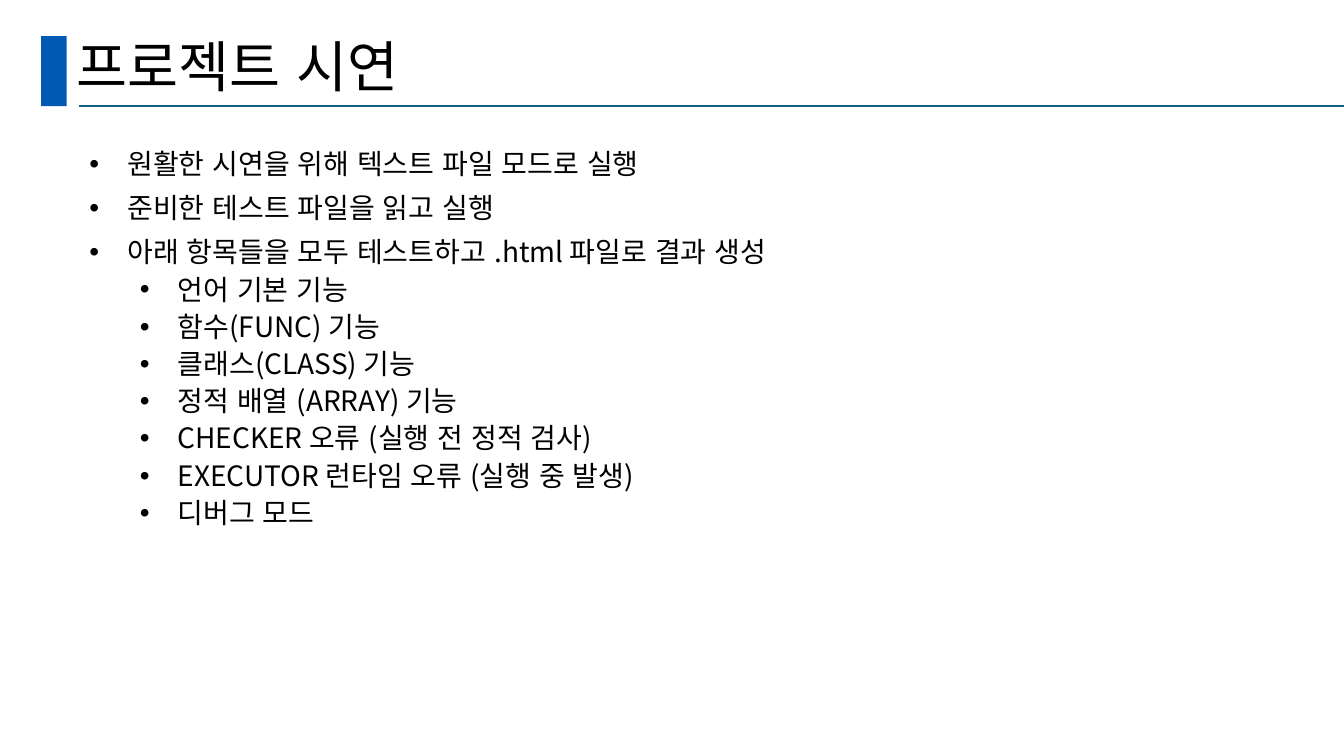
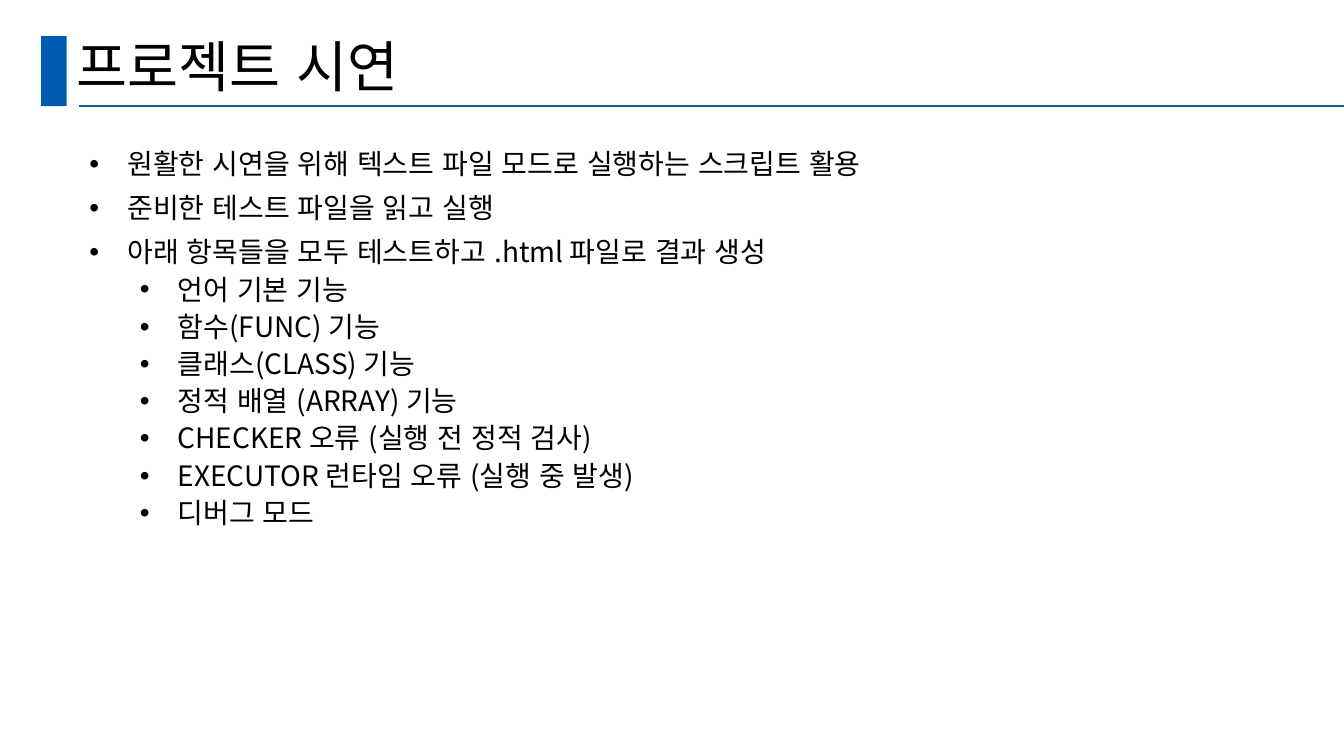
Before and after one commit to ownovadoz/CodeFabIntepreter, a slide deck: slide 26 of presentation.pptx. Drawn at 1344x756 pixels with LibreOffice and Linux fonts; fonts in the diff are those of the drawing. Boxes give left, top, right and bottom in pixels: in the first picture for what was removed or moved away, otherwise in the second. Text is boxed around its words. In the diff, an @@ line names an element or a change of style, - is before the commit and + after.

```diff
--- a/presentation.pptx
+++ b/presentation.pptx
@@ text at <box>127,150,861,177</box>: text changed @@
-• 원활한 시연을 위해 텍스트 파일 모드로 실행
+• 원활한 시연을 위해 텍스트 파일 모드로 실행하는 스크립트 활용
```
Also in this commit, not shown: 4 other slides changed, 1 slide added, 1 slide removed, 4 other files.
